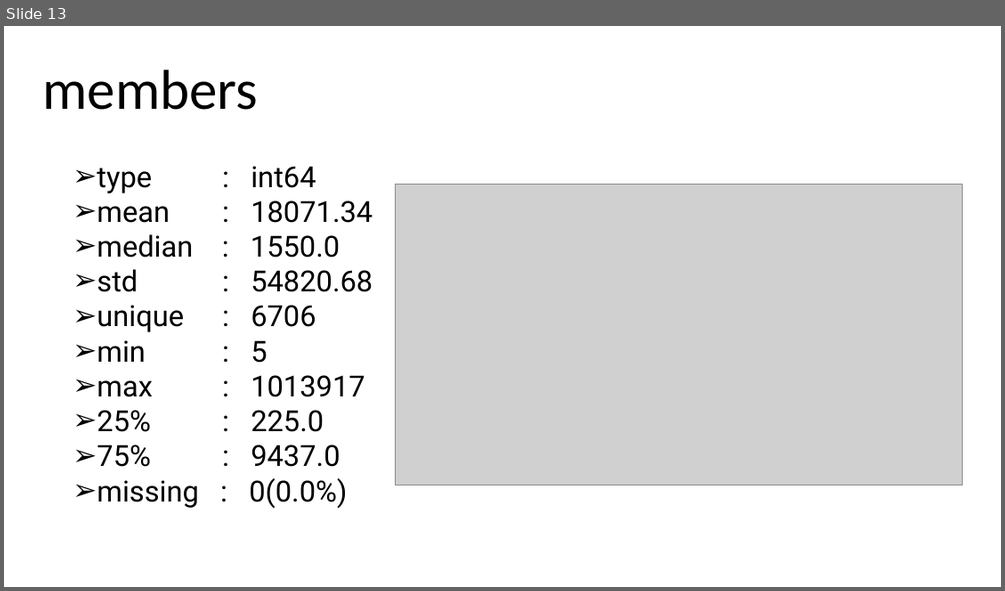
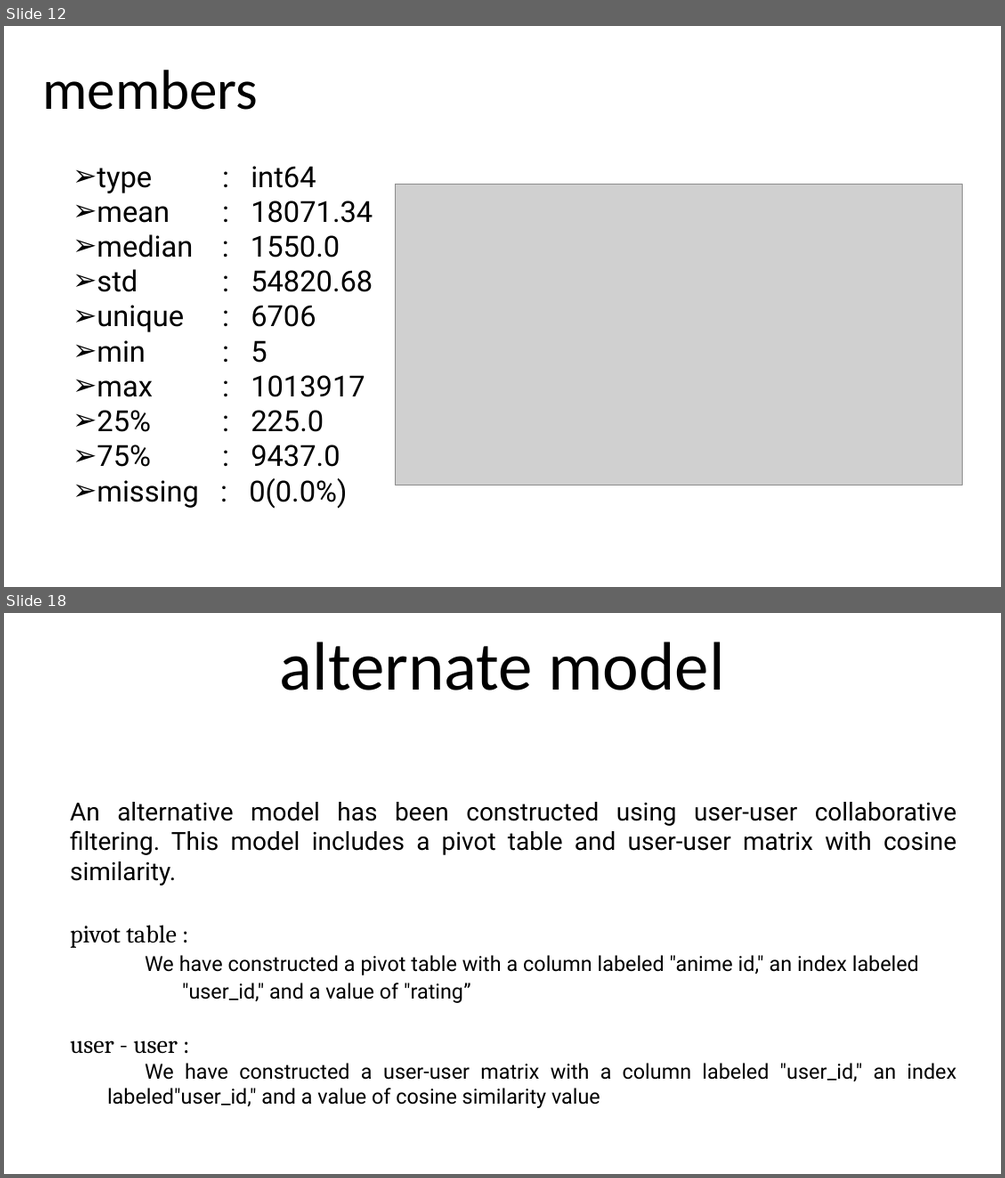
Before and after one commit to kunal-mallick/Anime_Recommendations_System, a slide deck: ARS Presentation.pptx. Shown one above the other, each under a label of ours: slide 13 before the commit, slides 12 and 18 after it; the slides between them are not shown. The pictures are 1005x591 and 1005x1178 pixels, drawn with LibreOffice and Linux fonts; fonts in the diff are those of the drawing; grey boxes stand for pictures. Boxes give left, top, right and bottom in pixels: in the first picture for what was removed or moved away, otherwise in the second. Text is boxed around its words. In the diff, an @@ line names an element or a change of style, - is before the commit and + after.

```diff
--- a/ARS Presentation.pptx
+++ b/ARS Presentation.pptx
@@ slide 18 added at (4,613,1001,1174), background #FFFFFF @@
@@ text added at (280,641,724,690), 66 pt, text #000000 @@
+alternate model
@@ text added at (70,802,956,1108), 20 pt, text #000000 @@
+An alternative model has been constructed using user-user collaborative filtering. This model includes a pivot table and user-user matrix with cosine similarity.
+pivot table :
+  We have constructed a pivot table with a column labeled "anime id," an index labeled "user_id," and a value of "rating”
+user - user :
+  We have constructed a user-user matrix with a column labeled "user_id," an index labeled"user_id," and a value of cosine similarity value
@@ what was slide 13 is now slide 12 @@
```
Also in this commit, not shown: 1 slide changed, 11 other slides added, 1 slide removed, 7 other files.
